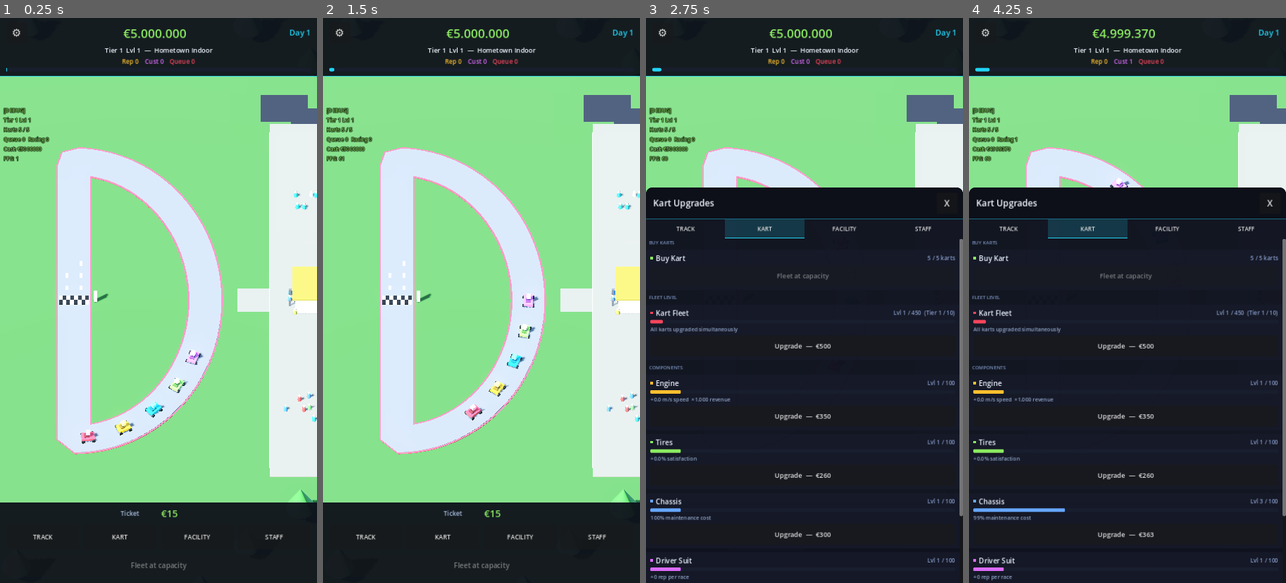
Above: before the commit, frames 1-4 (left to right).
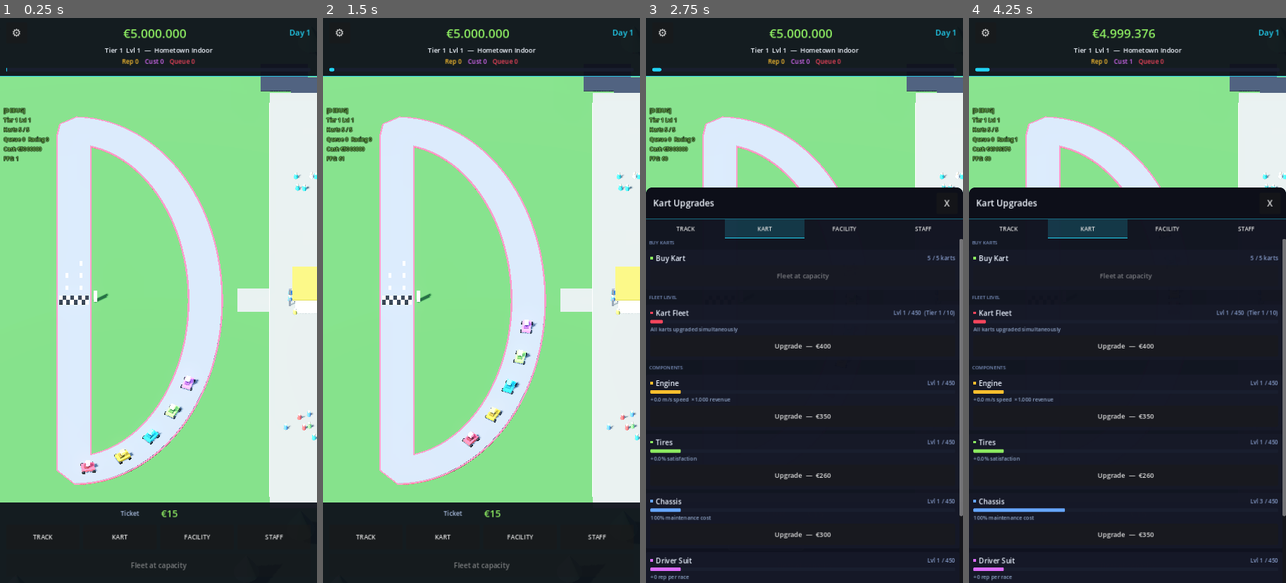
Above: after the commit, the same moments.

Repository: huubvreeker-create/Tycoon
Game: Godot game, scene res://scenes/main.tscn
Same seed, same stepped clock (60 frames per second), same inputs: the game is played once before the commit and once after it.
Inputs:
- Up to frame 1 (0.25 s): no input
- Up to frame 2 (1.5 s): click "⚙" at 0.5 s; click "TRACK" at 1.25 s
- Up to frame 3 (2.75 s): click "KART" at 2 s
- Up to frame 4 (4.25 s): click "FACILITY" at 2.75 s; click "STAFF" at 3.5 s

The runs differ from the first frame. In frame 1, 11% of the frame differs, in the area x 17-100%, y 10-86%; in frame 2, 11%; in frame 3, 4.4%; in frame 4, 4.6%.

Commit message:
Pit balance + tier gating + economy rebalance
Five fixes from playtesting:

1) Pit straight bumped so 10+ bays actually fit. STRAIGHT_HALF 14 → 18
   (36 m straight). Loop RX +4 across all tiers to give the pit
   merge zones room. Bay-count formula switched to sqrt-based
   progression — 10 bays come at facility level ~50 (was ~140),
   capping at 16 for tier 10 with 2 m bay width.

2) Sponsor-board count capped at 8 (was 16). Boards now GROW with
   level (width 2.4→7.6, height 1.1→3.6) instead of multiplying,
   so a max-level sponsor facility no longer overshadows the
   grandstand with a wall of signs.

3) Kart-component MAX_LEVEL bumped 100 → 450 to match track/kart
   level caps. Components are GATED by the current track tier:
   you can only upgrade up to TIER_LEVEL_CAPS[track_tier-1].
   Component effect curves rebalanced for the new range so each
   one stays meaningful at every tier instead of spiking early.

4) Track upgrade is now BLOCKED if any kart component is more than
   50 levels behind the track — the user's "track 364 / brakes 5"
   imbalance can no longer happen. First 50 track levels have no
   component requirement so the early game still moves freely.
   `track_upgrade_block_reason()` exposes a readable message for
   UI surfaces.

5) Economy rebalance for late-game pacing:
   - Cost growth 1.10 → 1.08 across track / kart / facility / component
   - Track / kart base costs lowered slightly (250→200, 100→80)
   - Buy-kart fleet growth 1.22 → 1.18
   - Passive income compounding 1.04 → 1.05 (1.045/lounge → 1.055)
   - Passive base coefficients bumped ~50% so mid-game income
     keeps pace with mid-game upgrade costs
   - Engine revenue: 1.015/lvl restored as 1.012/lvl (after my
     earlier over-aggressive nerf to 1.004 made late game stall)
   - Lighting revenue mult 1.01 → 1.012 to match

Together these stop the 1.10/lvl cost explosion from stalling
progression past tier 5, and force the player to keep all five
kart subsystems in step with the venue tier.

https://claude.ai/code/session_01Sbv8ExRy1Fimm5caf9TfDv

Diff:
--- a/scripts/facility_visuals.gd
+++ b/scripts/facility_visuals.gd
@@ -435,12 +435,12 @@
 			dash.position = Vector3(dash_x, 0.07, parallel_pit_z)
 			parent.add_child(dash)
 
-	# Garage row NORTH of the pit lane (further from track). 1→14 bays
-	# scaling with facility level, evenly spaced along the parallel
-	# section of the pit straight (28 m gives ~2 m per bay at the cap,
-	# past the user's 10-bay minimum target for tier 10).
-	var bays: int = clampi(1 + roundi((float(level) - 1.0) * 13.0
-		/ float(maxi(Facilities.MAX_LEVEL - 1, 1))), 1, 14)
+	# Garage row NORTH of the pit lane. Bay count scales sqrt-style so
+	# the player sees a visible new garage every few facility upgrades
+	# in the early game and reaches 10 bays around level 50, capping
+	# at 16 by MAX_LEVEL (100). 36 m pit straight comfortably fits all
+	# 16 at 2.0 m bay width with margin.
+	var bays: int = clampi(1 + roundi(sqrt(float(level)) * 1.55), 1, 16)
 	var bay_w: float = 2.0
 	var bay_d: float = 3.4 + float(level) * 0.05
 	var bay_h: float = 2.6 + float(level) * 0.05
@@ -612,12 +612,19 @@
 	# We skip the north straight entirely (pit complex sits there) and
 	# the very east/west extremes (cafeteria + merch shop are there).
 	# Boards face inward toward the racing line.
-	var board_count := mini(level * 2, 16)
+	#
+	# Capped at 8 boards across the south arc — at higher facility
+	# levels each board just gets bigger / brighter rather than
+	# multiplying into a wall of signs that overshadows the
+	# grandstand.
+	var board_count := clampi(2 + level / 6, 2, 8)
 	var asphalt_half: float = _track.current_asphalt_width() * 0.5
 	var wave_amp: float = _track.current_wave_amp()
 	var safe_offset: float = asphalt_half + wave_amp + 1.6
-	var w := 2.6
-	var h := 1.2
+	# Boards GROW with facility level instead of multiplying — caps the
+	# total visual footprint while still rewarding upgrades.
+	var w: float = 2.4 + float(level) * 0.05
+	var h: float = 1.1 + float(level) * 0.025
 	for idx in range(board_count):
 		# Spread along ψ ∈ [0.10π, 0.90π] of the south loop — centred on
 		# the apex but skipping the very corners near the straight.
--- a/scripts/track.gd
+++ b/scripts/track.gd
@@ -60,7 +60,7 @@
 # the start/finish straight on the +Z side is FIXED across all tiers.
 # Only the south loop (the rest of the circuit) grows and gains
 # corners as the player tiers up.
-const STRAIGHT_HALF: float = 14.0      # half-length of main straight (= 28 m total — fits 12 garages)
+const STRAIGHT_HALF: float = 18.0      # half-length of main straight (= 36 m total — comfortably fits 14 garages with margin)
 const STRAIGHT_Z: float = 9.0          # z-coord of the straight (north of origin)
 
 # Per-tier south LOOP. Loop endpoints on the north side are at
@@ -70,8 +70,8 @@
 # circuit. Each tier adds at least 4 m of loop_rx and depth so the
 # extra corners have real space to spread out into.
 const TIER_LOOP_RX := {
-	1: 18.0, 2: 22.0, 3: 27.0, 4: 33.0, 5: 40.0,
-	6: 48.0, 7: 56.0, 8: 64.0, 9: 72.0, 10: 80.0
+	1: 22.0, 2: 26.0, 3: 31.0, 4: 37.0, 5: 44.0,
+	6: 52.0, 7: 60.0, 8: 68.0, 9: 76.0, 10: 84.0
 }
 const TIER_LOOP_DEPTH := {
 	1: 14.0, 2: 19.0, 3: 25.0, 4: 32.0, 5: 40.0,
@@ -83,8 +83,8 @@
 # The new asymmetric helpers (north_extent_z / south_extent_z) on
 # the API expose the proper north/south extents separately.
 const TIER_TRACK_RX := {
-	1: 18.0, 2: 22.0, 3: 27.0, 4: 33.0, 5: 40.0,
-	6: 48.0, 7: 56.0, 8: 64.0, 9: 72.0, 10: 80.0
+	1: 22.0, 2: 26.0, 3: 31.0, 4: 37.0, 5: 44.0,
+	6: 52.0, 7: 60.0, 8: 68.0, 9: 76.0, 10: 84.0
 }
 const TIER_TRACK_RZ := {
 	1: 14.0, 2: 19.0, 3: 25.0, 4: 32.0, 5: 40.0,
@@ -286,13 +286,13 @@
 # isn't a sprint. Player needs to actually grind a few customer cycles
 # before each upgrade. End-game cumulative still reaches the
 # multi-quintillion range thanks to compounding 1.10 growth per level.
-const TRACK_UPGRADE_BASE_COST: float = 250.0
-const TRACK_UPGRADE_GROWTH: float = 1.10
-const KART_UPGRADE_BASE_COST: float = 100.0
-const KART_UPGRADE_GROWTH: float = 1.10
+const TRACK_UPGRADE_BASE_COST: float = 200.0
+const TRACK_UPGRADE_GROWTH: float = 1.08
+const KART_UPGRADE_BASE_COST: float = 80.0
+const KART_UPGRADE_GROWTH: float = 1.08
 const BUY_KART_BASE_COST: float = 800.0
 const BUY_KART_LEVEL_FACTOR: float = 50.0
-const BUY_KART_FLEET_GROWTH: float = 1.22
+const BUY_KART_FLEET_GROWTH: float = 1.18
 
 const PATH_SEGMENTS: int = 96
 const ASPHALT_DEPTH: float = 0.12
@@ -458,7 +458,32 @@
 
 
 func can_upgrade_track() -> bool:
-	return track_level < MAX_LEVEL
+	# Track upgrade is BLOCKED if any kart component is more than
+	# 50 levels behind the track. Forces the player to keep their
+	# fleet's subsystems within range of the venue's tier — no more
+	# track-level-364 with brakes-level-5 imbalances. The first 50
+	# track levels have no component requirement so the early game
+	# never feels stuck.
+	if track_level >= MAX_LEVEL:
+		return false
+	var required_min_component: int = maxi(0, track_level - 50)
+	if KartComponents.min_component_level() < required_min_component:
+		return false
+	return true
+
+
+func track_upgrade_block_reason() -> String:
+	# Human-readable reason if can_upgrade_track() returned false.
+	# UI can surface this so the player knows what to upgrade.
+	if track_level >= MAX_LEVEL:
+		return "Track at MAX level"
+	var required_min_component: int = maxi(0, track_level - 50)
+	var weakest: int = KartComponents.min_component_level()
+	if weakest < required_min_component:
+		return "Karts need upgrades — weakest component must reach lvl %d (now %d)" % [
+			required_min_component, weakest
+		]
+	return ""
 
 
 func track_upgrade_cost() -> int:
--- a/systems/facilities.gd
+++ b/systems/facilities.gd
@@ -5,7 +5,7 @@
 ##
 
 const MAX_LEVEL: int = 100
-const COST_GROWTH: float = 1.10
+const COST_GROWTH: float = 1.08
 
 const _BUILD_COST := {
 	"cafeteria":    1500.0,
@@ -71,8 +71,9 @@
 
 # --- Effects ----------------------------------------------------------------
 func cafeteria_revenue_per_customer() -> float:
-	# Compounds: doubles every ~30 levels.
-	return cafeteria_level * 3.0 * pow(1.025, float(cafeteria_level))
+	# Compounds: doubles every ~25 levels — late-game cafeteria scales
+	# with the customer firehose so it stays relevant.
+	return cafeteria_level * 4.0 * pow(1.030, float(cafeteria_level))
 
 func cafeteria_satisfaction_bonus() -> float:
 	return minf(0.30, cafeteria_level * 0.003)
@@ -86,7 +87,7 @@
 
 func pit_lane_daily_income() -> int:
 	# Pit operations + paddock services bring in steady cash.
-	return int(round(40.0 * pit_lane_level * pow(1.04, float(pit_lane_level))))
+	return int(round(60.0 * pit_lane_level * pow(1.05, float(pit_lane_level))))
 
 func lounge_satisfaction_bonus() -> float:
 	return minf(0.40, lounge_level * 0.005)
@@ -97,26 +98,29 @@
 	return lounge_level / 4
 
 func lounge_daily_income() -> int:
-	# VIP membership + corporate hospitality fees.
-	return int(round(80.0 * lounge_level * pow(1.045, float(lounge_level))))
+	# VIP membership + corporate hospitality fees — biggest single
+	# passive earner once levelled.
+	return int(round(120.0 * lounge_level * pow(1.055, float(lounge_level))))
 
 func merch_daily_income() -> int:
 	# Compounds — endgame merch shop is a major income source.
-	return int(round(50.0 * merch_shop_level * pow(1.04, float(merch_shop_level))))
+	return int(round(75.0 * merch_shop_level * pow(1.05, float(merch_shop_level))))
 
 func sponsor_daily_income() -> int:
-	return int(round(30.0 * sponsor_boards_level * pow(1.04, float(sponsor_boards_level))))
+	# Each sponsor board upgrade brings in noticeable extra cash even
+	# though the on-track count is capped (boards just grow bigger).
+	return int(round(50.0 * sponsor_boards_level * pow(1.05, float(sponsor_boards_level))))
 
 func lighting_revenue_multiplier() -> float:
-	# Compounds: +1% per level, multiplicative with engine.
-	return pow(1.01, float(lighting_level))
+	# Compounds: +1.2% per level, multiplicative with engine.
+	return pow(1.012, float(lighting_level))
 
 func lighting_daily_income() -> int:
 	# Night-event ticket premium / floodlit extra hours.
-	return int(round(25.0 * lighting_level * pow(1.04, float(lighting_level))))
+	return int(round(40.0 * lighting_level * pow(1.05, float(lighting_level))))
 
 func grandstand_daily_income() -> int:
-	return int(round(40.0 * grandstand_level * pow(1.04, float(grandstand_level))))
+	return int(round(60.0 * grandstand_level * pow(1.05, float(grandstand_level))))
 
 func grandstand_reputation_per_race() -> int:
 	@warning_ignore("integer_division")
--- a/systems/kart_components.gd
+++ b/systems/kart_components.gd
@@ -1,12 +1,19 @@
 extends Node
 ##
 ## Upgradeable kart component sub-systems.
-## Each component has levels 1-50, with exponentially scaling costs and
-## concrete mechanical / economic effects used by Track and Customer.
+## Each component has levels 1..MAX_LEVEL with exponentially scaling
+## costs and concrete mechanical / economic effects used by Track and
+## Customer.
+##
+## Components are GATED by the current track tier — you can only
+## upgrade a component up to TIER_LEVEL_CAPS[track_tier - 1]. This
+## stops the player from running a tier-10 venue with brakes still
+## at level 5: progressing the track forces matching investments in
+## the individual kart subsystems.
 ##
 
-const MAX_LEVEL: int = 100
-const COST_GROWTH: float = 1.10
+const MAX_LEVEL: int = 450
+const COST_GROWTH: float = 1.08
 
 const _BASE_COST := {
 	"engine":  350.0,
@@ -41,25 +48,30 @@
 
 # --- Effects ----------------------------------------------------------------
 func engine_speed_bonus() -> float:
-	return (engine_level - 1) * 0.15
+	return (engine_level - 1) * 0.05
 
 func engine_revenue_multiplier() -> float:
-	# Compounds: +1.5% per level → 4.4× at level 100, 800× at level 450
-	return pow(1.015, float(engine_level - 1))
+	# Compounds: +1.2% per level → ~3.2× at level 100, 195× at level 450.
+	# Tuned to stay slightly behind the 1.08/level cost growth so each
+	# tier feels like a marathon — but the marathon never stalls.
+	return pow(1.012, float(engine_level - 1))
 
 func tires_satisfaction_bonus() -> float:
-	return (tires_level - 1) * 0.003
+	# +0.1% per level, capped at +45% at MAX_LEVEL.
+	return minf(0.45, (tires_level - 1) * 0.001)
 
 func chassis_maintenance_multiplier() -> float:
-	return maxf(0.3, 1.0 - (chassis_level - 1) * 0.006)
+	# Smooth ramp to 30% maintenance cost at MAX_LEVEL.
+	return maxf(0.30, 1.0 - (chassis_level - 1) * 0.0016)
 
 func suit_reputation_bonus() -> int:
-	# +1 reputation per race for every 10 suit levels (level 11 = 1, 21 = 2, ...)
+	# +1 reputation per race for every 25 suit levels (level 26 = 1, 51 = 2, …).
 	@warning_ignore("integer_division")
-	return (suit_level - 1) / 10
+	return (suit_level - 1) / 25
 
 func brakes_patience_bonus() -> float:
-	return (brakes_level - 1) * 0.005
+	# +0.13% patience per level, capped at +60%.
+	return minf(0.60, (brakes_level - 1) * 0.0013)
 
 
 # --- API --------------------------------------------------------------------
@@ -81,8 +93,28 @@
 		"brakes":  return brakes_level
 	return 0
 
+
+func min_component_level() -> int:
+	# Lowest level across all 5 subsystems. Used by Track to gate
+	# track upgrades behind balanced component progression.
+	return mini(mini(mini(mini(engine_level, tires_level), chassis_level),
+		suit_level), brakes_level)
+
+func current_tier_cap() -> int:
+	# Component upgrades are capped by the current track tier — you
+	# can't field tier-10 brakes on a tier-3 venue. Mirrors the way
+	# facilities are gated, but using the level cap of the track's
+	# CURRENT tier rather than a flat tier requirement.
+	if SaveManager.track == null:
+		return MAX_LEVEL
+	var t: int = SaveManager.track.track_tier()
+	var caps: Array = SaveManager.track.TIER_LEVEL_CAPS
+	if t - 1 < 0 or t - 1 >= caps.size():
+		return MAX_LEVEL
+	return mini(int(caps[t - 1]), MAX_LEVEL)
+
 func can_upgrade(component: String) -> bool:
-	return get_level(component) < MAX_LEVEL
+	return get_level(component) < mini(MAX_LEVEL, current_tier_cap())
 
 func upgrade_cost(component: String) -> int:
 	var lv := get_level(component)
